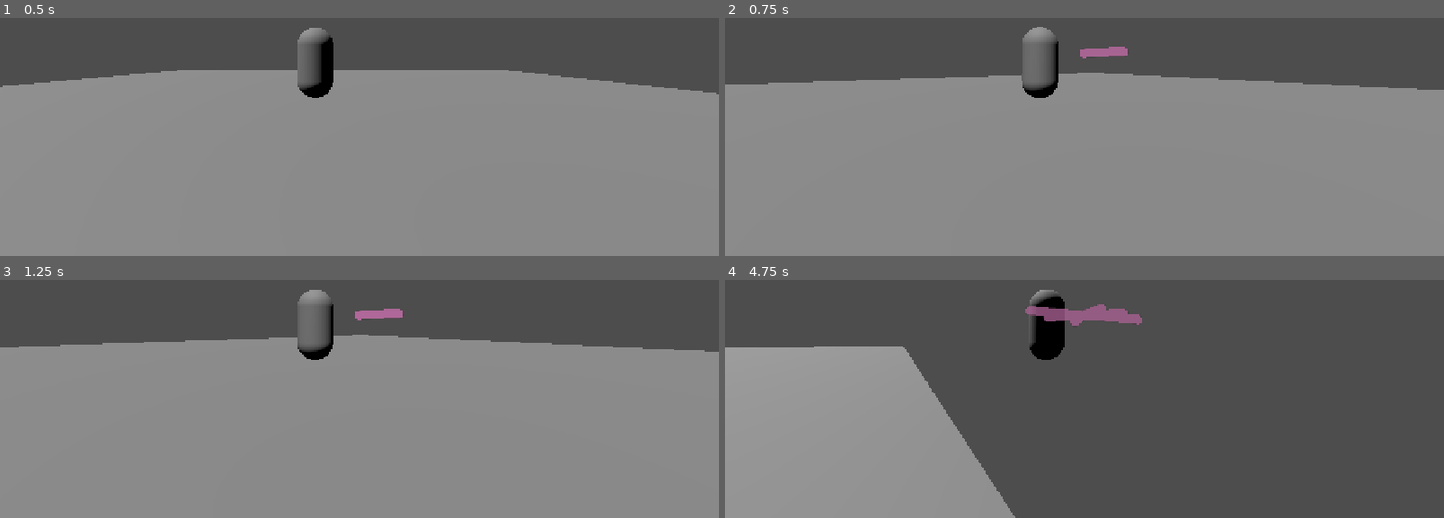
Above: before the commit, frames 1-4 (two rows, left to right).
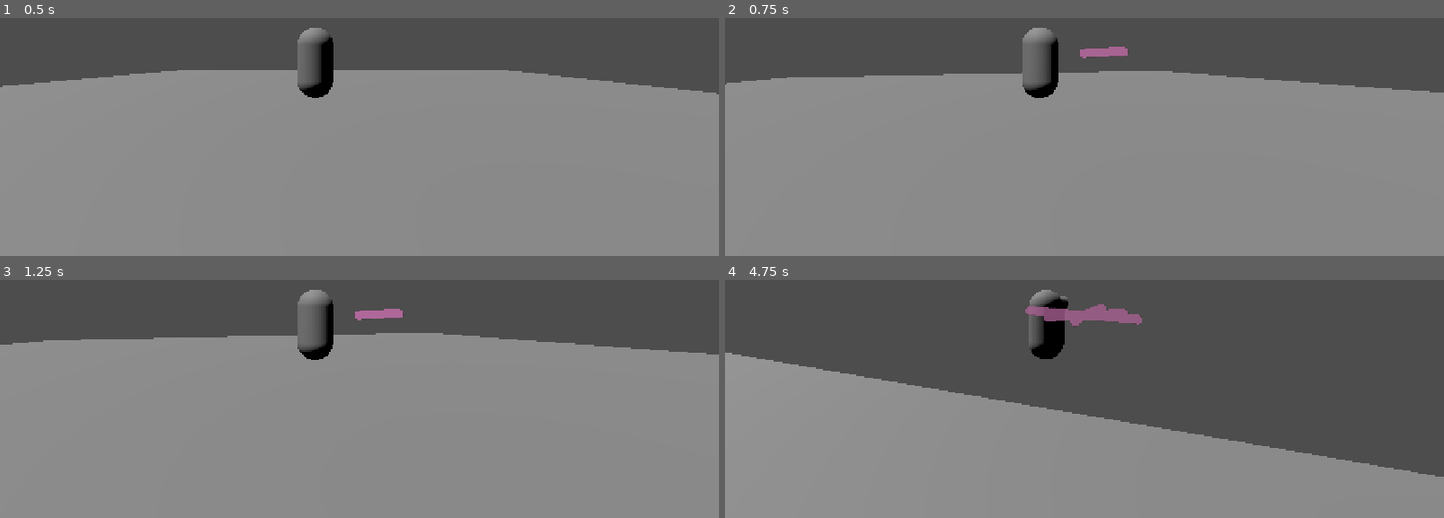
Above: after the commit, the same moments.

Repository: owner16384/just-a-game
Game: Godot game, scene res://Scenes/world.tscn
Two runs of this game, one before a commit and one after it. Both use one fixed random seed, a clock stepped at 60 frames per second and the inputs below. This scene is started directly instead of the project's main scene.
Inputs (mouse positions are in pixels of both pictures, inside the frame that each line leads up to):
- Up to frame 1 (0.5 s): no input
- Up to frame 2 (0.75 s): tap Enter at 0.5 s; move the mouse to (1120, 51) at 0.52 s; hold W (up) from 0.53 s (still down); click (1120, 51) at 0.67 s
- Up to frame 3 (1.25 s): keep holding W (up)
- Up to frame 4 (4.75 s): keep holding W (up); tap Space at 1.25 s; move the mouse to (1048, 318) at 1.27 s; click (1048, 318) at 1.42 s; move the mouse to (1098, 308) at 2.02 s; click (1098, 308) at 2.17 s; move the mouse to (1077, 322) at 2.77 s; click (1077, 322) at 2.92 s; move the mouse to (1134, 320) at 3.52 s; click (1134, 320) at 3.67 s; move the mouse to (1026, 310) at 4.27 s; click (1026, 310) at 4.42 s

Frame 1 is identical in both runs. In frame 2, 1.4% of the frame differs, in the area x 0-100%, y 3-34%; in frame 3, 1.4%; in frame 4, 25%, in the area x 0-100%, y 4-100%.

Commit message:
BETTER CAMMMERA

Diff:
--- a/Scenes/illusionist.tscn
+++ b/Scenes/illusionist.tscn
@@ -7,6 +7,8 @@
 [sub_resource type="CapsuleMesh" id="CapsuleMesh_yp4wr"]
 radius = 0.2
 height = 0.8
+
+[sub_resource type="CylinderMesh" id="CylinderMesh_dtxti"]
 
 [sub_resource type="CapsuleShape3D" id="CapsuleShape3D_yp4wr"]
 radius = 0.2
@@ -18,6 +20,10 @@
 
 [node name="MeshInstance3D" type="MeshInstance3D" parent="."]
 mesh = SubResource("CapsuleMesh_yp4wr")
+
+[node name="MeshInstance3D2" type="MeshInstance3D" parent="."]
+transform = Transform3D(0.3, 0, 0, 0, -4.371139e-09, -0.2, 0, 0.1, -8.742278e-09, 0, 0.25, -0.1)
+mesh = SubResource("CylinderMesh_dtxti")
 
 [node name="CollisionShape3D" type="CollisionShape3D" parent="."]
 shape = SubResource("CapsuleShape3D_yp4wr")
--- a/Scripts/Camera.gd
+++ b/Scripts/Camera.gd
@@ -1,9 +1,9 @@
 extends SpringArm3D
 
 @export var target: CharacterBody3D
-@export var follow_offset: Vector3 = Vector3(3, 2, 0)
+@export var follow_offset: Vector3 = Vector3(5, 3, 0)
 @export var speed: float = 0.3
-@export var mouse_sens: float = 0.01
+@export var mouse_sens: float = 0.005
 
 var yaw: float
 var pitch: float
@@ -25,7 +25,8 @@
 		pitch -= relative.y
 		yaw -= relative.x
 
-		pitch = clampf(pitch, -1, 0.6)
+		yaw = fposmod(yaw, TAU)
+		pitch = clampf(pitch, -1, 0.5)
 
 		quat = Quaternion.from_euler(Vector3(pitch, yaw, 0))
 
--- a/Scripts/Components/input_movement.gd
+++ b/Scripts/Components/input_movement.gd
@@ -1,17 +1,22 @@
 class_name inputMovement
 extends Node
 
-@export var speed: float = 2
+@export var max_speed: float = 2
+@export var acceleration: float = 0.2
+@export var friction: float = 0.1
 var cam_basis: Basis
 
 func move(player):
 	if !cam_basis: return
 	var input_dir: Vector2 = Input.get_vector("left", "right", "up", "down").normalized()
 
-	var newbasis = Basis(Vector3(cam_basis.x.x, 0, cam_basis.x.z).normalized(), Vector3(0, cam_basis.y.y, 0).normalized(), Vector3(cam_basis.z.x, 0, cam_basis.z.z).normalized()).get_rotation_quaternion()
-	var newquat = player.quaternion.slerp(newbasis, 0.1)
-	player.basis = Basis(newquat)
+	if input_dir:
+		player.velocity = player.velocity.move_toward((player.basis.z * input_dir.y + player.basis.x * input_dir.x) * max_speed, acceleration)
 
-	player.velocity = (player.basis.z * input_dir.y + player.basis.x * input_dir.x) * speed
+		var newbasis = Basis(Vector3(cam_basis.x.x, 0, cam_basis.x.z).normalized(), Vector3(0, cam_basis.y.y, 0).normalized(), Vector3(cam_basis.z.x, 0, cam_basis.z.z).normalized()).get_rotation_quaternion()
+		var newquat = player.quaternion.slerp(newbasis, 0.1)
+		player.basis = Basis(newquat)
+	else:
+		player.velocity = player.velocity.move_toward(Vector3.ZERO, friction)
 
 	player.move_and_slide()
Not shown: 1 places in Scenes/illusionist.tscn that only renumber resources
